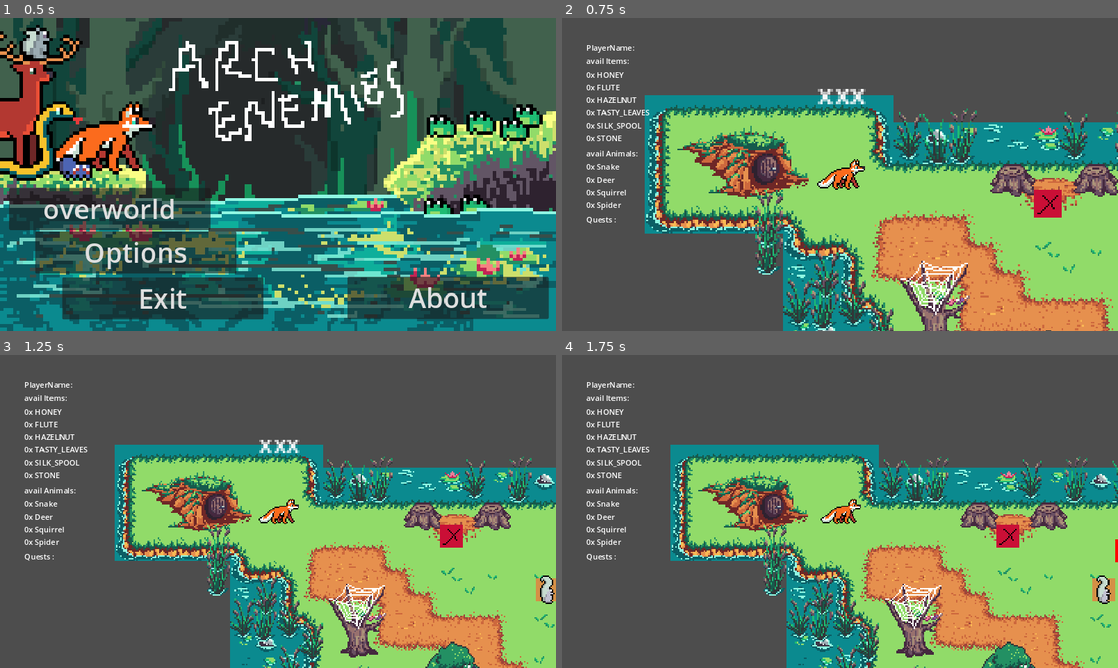
Above: before the commit, frames 1-4 (two rows, left to right).
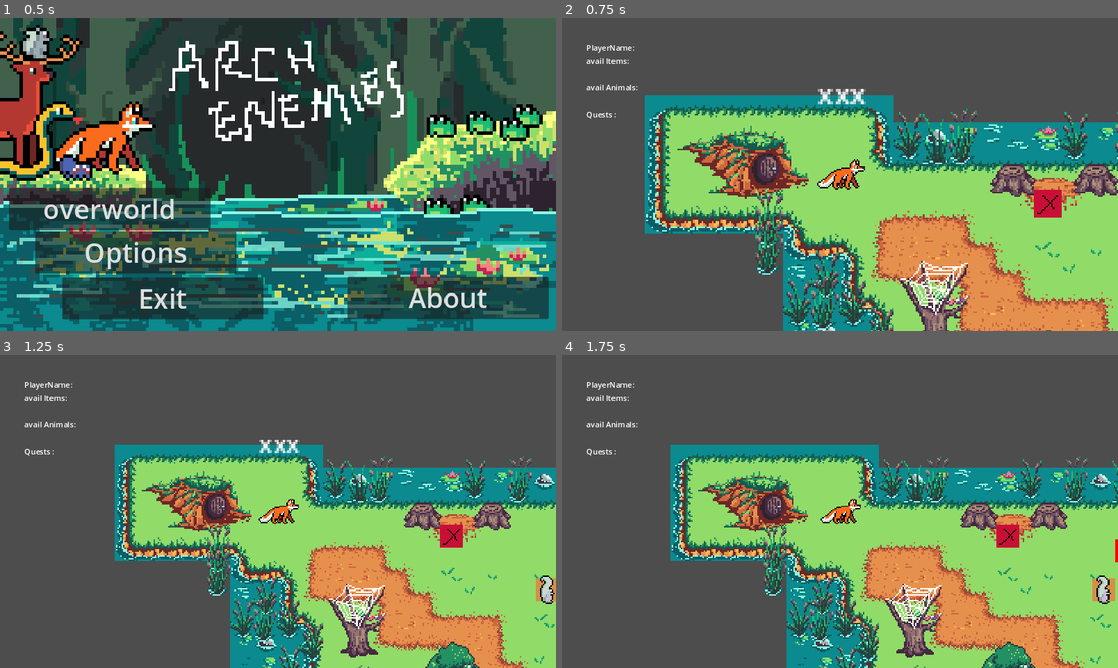
Above: after the commit, the same moments.

Repository: mango-gremlin/arch-enemies
Game: Godot game, scene res://overworld/ui/main_menu/main_menu.tscn
Two runs of this game, one before a commit and one after it. Both use one fixed random seed, a clock stepped at 60 frames per second and the inputs below.
Inputs (mouse positions are in pixels of both pictures, inside the frame that each line leads up to):
- Up to frame 1 (0.5 s): no input
- Up to frame 2 (0.75 s): click "overworld" at 0.5 s
- Up to frame 3 (1.25 s): no input
- Up to frame 4 (1.75 s): tap Enter at 1.25 s; move the mouse to (962, 495) at 1.27 s; hold D (move_right) from 1.28 s (still down); tap E (interact_overworld) at 1.35 s; tap Space (jump) at 1.52 s; tap Q (use_item) at 1.55 s

Frame 1 is identical in both runs. In frame 2, 0.9% of the frame differs, in the area x 4-16%, y 17-66%; in frame 3, 0.9%; in frame 4, 0.9%.

Commit message:
Improved integration of the dialogue system

Diff:
--- /dev/null
+++ b/Arch-enemies/overworld/dialogue/Dialogue.gd
@@ -0,0 +1,59 @@
+# class: Dialogue
+# --- /
+# Main handler for npc dialogues in the overworld
+class_name Dialogue
+
+var is_in_dialogue:bool = false
+var active_dialogue:Dialogue_Data = null
+var current_npc_id : int = 0
+
+# no type here, on startup, this will be configured
+var npc_control_instance = null
+
+# --- /
+# -- / class constructor
+func _init():
+	pass
+
+func enter_dialogue(dialogue:Dialogue_Data, npc_id: int):
+	current_npc_id = npc_id
+	is_in_dialogue = true
+	active_dialogue = dialogue
+
+	active_dialogue.select_page(0)
+
+func in_dialogue() -> bool:
+	return is_in_dialogue
+
+func exit_dialogue():
+	is_in_dialogue = false
+	active_dialogue = null
+
+	# hide panel
+	npc_control_instance.hide()
+
+func select_page(page: int):
+	if active_dialogue == null:
+		print("NO DIALOGUE STARTED, CAN'T CHANGE PAGE")
+		return
+
+	active_dialogue.select_page(page)
+
+func btn_action(btn: int):
+	if active_dialogue == null:
+		return
+
+	active_dialogue.btn_action(btn)
+
+
+# THIS METHOD CHANGES THE DIALOGUE_DATA, SETS IT TO FINISHED, AS A CONSEQUENCE, IN THE NPC ITSELF, THE OBJECT IS GONNA CHANGE,
+# THIS WAY, YOU FIND OUT, WHICH DIALOGUE IS COMPLETED
+# FINISH_DIALOGUE ITSELF MUST BE CALLED FROM INSIDE A CONCRETE DIALOGUE
+func finish_dialogue():
+	if active_dialogue == null:
+		print("NO DIALOGUE TO FINISH")
+		return
+
+	print("DIALOGUE FINISHED")
+
+	active_dialogue.finished = true
--- /dev/null
+++ b/Arch-enemies/overworld/dialogue/DialogueUI.gd
@@ -0,0 +1,60 @@
+extends Panel
+
+@onready var window : Window = get_window()
+
+func _ready():
+	set_text("This a demo dialogue. Nothing to see here.")
+	set_buttons(["Previous", "Next", "Exit"])
+	set_image_texture("") # set default picture
+	hide()
+
+	SingletonPlayer.dialogue.npc_control_instance = self
+
+# keep window on the buttom, does not working using canvas layers
+func _process(delta):
+	var window_size = window.size
+	position.y = window_size.y/2 + 107
+
+func set_text(body: String):
+	$main_box/content_box/content/label_box/Label.text = body
+
+func set_image_texture(src_path: String):
+	if src_path == "":
+		$main_box/image_box/Sprite2D.texture = load("res://assets/art/dialogue/green.png")
+		return
+
+	$main_box/image_box/Sprite2D.scale = Vector2(1.0, 1.0)
+	$main_box/image_box/Sprite2D.texture = load(src_path)
+
+# null means disabled button, no fixme here xD
+func set_buttons(txt: Array[String]):
+	if len(txt) != 3:
+		print("Current UI only supportes 3 buttons")
+		return
+
+	for btn_index in range(0, 3):
+		var btn = get_node("main_box/content_box/buttons/Btn" + str(btn_index + 1))
+
+		if btn == null:
+			print("BUTTON IS null???")
+
+		if txt[btn_index] != "":
+			btn.text = txt[btn_index]
+			btn.show()
+		else:
+			btn.hide()
+
+
+func _on_btn_1_pressed():
+	print("NPC INTERACTION BTN 1 PRESSED")
+	SingletonPlayer.dialogue.btn_action(0)
+
+
+func _on_btn_2_pressed():
+	print("NPC INTERACTION BTN 2 PRESSED")
+	SingletonPlayer.dialogue.btn_action(1)
+
+
+func _on_btn_3_pressed():
+	print("NPC INTERACTION BTN 3 PRESSED")
+	SingletonPlayer.dialogue.btn_action(2)
--- /dev/null
+++ b/Arch-enemies/overworld/dialogue/DialogueUI.tscn
@@ -0,0 +1,82 @@
+[gd_scene load_steps=3 format=3 uid="uid://dbffmmmqyknux"]
+
+[ext_resource type="Script" path="res://overworld/dialogue/DialogueUI.gd" id="1_dxgyc"]
+[ext_resource type="Texture2D" uid="uid://cmjk4lbdecmpw" path="res://assets/art/dialogue/green.png" id="2_jkmg4"]
+
+[node name="DialogueGui" type="CanvasLayer"]
+
+[node name="Panel" type="Panel" parent="."]
+anchors_preset = -1
+anchor_left = 0.504
+anchor_top = 0.5
+anchor_right = 0.504
+anchor_bottom = 0.5
+offset_left = -322.608
+offset_top = 106.0
+offset_right = 327.392
+offset_bottom = 306.0
+grow_horizontal = 2
+grow_vertical = 2
+script = ExtResource("1_dxgyc")
+
+[node name="main_box" type="HBoxContainer" parent="Panel"]
+custom_minimum_size = Vector2(650, 200)
+layout_mode = 0
+offset_right = 40.0
+offset_bottom = 40.0
+
+[node name="image_box" type="BoxContainer" parent="Panel/main_box"]
+custom_minimum_size = Vector2(200, 200)
+layout_mode = 2
+
+[node name="Sprite2D" type="Sprite2D" parent="Panel/main_box/image_box"]
+position = Vector2(100, 100)
+texture = ExtResource("2_jkmg4")
+
+[node name="content_box" type="VBoxContainer" parent="Panel/main_box"]
+custom_minimum_size = Vector2(450, 200)
+layout_mode = 2
+
+[node name="some_space" type="BoxContainer" parent="Panel/main_box/content_box"]
+custom_minimum_size = Vector2(0, 21)
+layout_mode = 2
+
+[node name="content" type="HBoxContainer" parent="Panel/main_box/content_box"]
+custom_minimum_size = Vector2(0, 93)
+layout_mode = 2
+
+[node name="label_box" type="BoxContainer" parent="Panel/main_box/content_box/content"]
+custom_minimum_size = Vector2(420, 0)
+layout_mode = 2
+
+[node name="Label" type="Label" parent="Panel/main_box/content_box/content/label_box"]
+custom_minimum_size = Vector2(420, 93)
+layout_mode = 2
+text = "The dialogue system allows the creation of custom dialogues, with buttons and an icon. "
+autowrap_mode = 1
+clip_text = true
+
+[node name="some_space" type="BoxContainer" parent="Panel/main_box/content_box/content"]
+custom_minimum_size = Vector2(20, 0)
+layout_mode = 2
+metadata/_edit_lock_ = true
+
+[node name="buttons" type="HBoxContainer" parent="Panel/main_box/content_box"]
+custom_minimum_size = Vector2(0, 50)
+layout_mode = 2
+
+[node name="Btn1" type="Button" parent="Panel/main_box/content_box/buttons"]
+layout_mode = 2
+text = "Button 1"
+
+[node name="Btn2" type="Button" parent="Panel/main_box/content_box/buttons"]
+layout_mode = 2
+text = "Button 2"
+
+[node name="Btn3" type="Button" parent="Panel/main_box/content_box/buttons"]
+layout_mode = 2
+text = "Button 3"
+
+[connection signal="pressed" from="Panel/main_box/content_box/buttons/Btn1" to="Panel" method="_on_btn_1_pressed"]
+[connection signal="pressed" from="Panel/main_box/content_box/buttons/Btn2" to="Panel" method="_on_btn_2_pressed"]
+[connection signal="pressed" from="Panel/main_box/content_box/buttons/Btn3" to="Panel" method="_on_btn_3_pressed"]
--- /dev/null
+++ b/Arch-enemies/overworld/dialogue/Dialogue_Data.gd
@@ -0,0 +1,41 @@
+# class: Dialogue_Data
+# --- /
+# representation of the complete dialog
+class_name Dialogue_Data
+
+var entries: Array[Dialogue_Entry] = []
+var currentEntry: int = 0
+var finished: bool = false
+
+# --- /
+# -- / class constructor
+func _init():
+	pass
+
+
+func select_page(page: int):
+	if page >= len(entries):
+		print("ERROR, INVALID PAGE NUMBER SUPPLIED")
+		return
+
+	currentEntry = page
+
+	# of course, no data type here, idk how to work with signals
+	var control_instance = SingletonPlayer.dialogue.npc_control_instance
+
+	var entry: Dialogue_Entry = entries[currentEntry]
+
+	# set title and content
+	control_instance.set_text(entry.content())
+
+	# set button text
+	control_instance.set_buttons(entry.btn_text())
+
+	# set image resource
+	control_instance.set_image_texture(entry.image_src())
+
+	# show panel
+	control_instance.show()
+
+func btn_action(btn: int):
+	entries[currentEntry].btn_action(btn)
--- /dev/null
+++ b/Arch-enemies/overworld/dialogue/Dialogue_Entry.gd
@@ -0,0 +1,28 @@
+# class: Dialogue_Entry
+# --- /
+# representation of a single dialogue (with text & button actions),
+# use this class as a template (inheritance)
+class_name Dialogue_Entry
+
+# --- /
+# -- / class constructor
+func _init():
+	pass
+
+# this inserts automatically the default godot image
+# insert a src path here, something like res://assets/art/dialogue/sample-icon.svg,
+# the picture should have a size of 60 x 60
+func image_src() -> String:
+	return ""
+
+func content() -> String:
+	return "no text specified"
+
+
+# null ement in array means here disable button X
+func btn_text() -> Array[String]:
+	return ["Accept", "Decline", "Exit"]
+
+# btn button in from left to right, starting with 0
+func btn_action(btn: int):
+	pass
--- /dev/null
+++ b/Arch-enemies/overworld/dialogues/test_dialogue/ExampleData.gd
@@ -0,0 +1,9 @@
+extends Dialogue_Data
+
+
+class_name ExampleData
+
+# --- /
+# -- / class constructor
+func _init():
+	entries = [Page1.new(), Page2.new(), Page3.new()]
--- /dev/null
+++ b/Arch-enemies/overworld/dialogues/test_dialogue/Page1.gd
@@ -0,0 +1,27 @@
+extends Dialogue_Entry
+
+
+class_name Page1
+
+# --- /
+# -- / class constructor
+func _init():
+	pass
+
+func content() -> String:
+	return "This is the first page of the example dialogue. Navigate to the next page, by pressing the button"
+
+func image_src() -> String:
+	return "res://overworld/dialogues/test_dialogue/red.png"
+
+# null ement in array means here disable button X
+func btn_text() -> Array[String]:
+	return ["I do nothing, consider disabling me?", "Next page", "Exit"]
+
+# btn button in from left to right, starting with 0
+func btn_action(btn: int):
+	if btn == 2:
+		SingletonPlayer.exit_dialogue()
+
+	if btn == 1:
+		SingletonPlayer.dialogue.select_page(1)
--- /dev/null
+++ b/Arch-enemies/overworld/dialogues/test_dialogue/Page2.gd
@@ -0,0 +1,31 @@
+extends Dialogue_Entry
+
+
+class_name Page2
+
+
+# --- /
+# -- / class constructor
+func _init():
+	pass
+
+func content() -> String:
+	return "I'm the second page of the dialogue!"
+
+func image_src() -> String:
+	return "res://overworld/dialogues/test_dialogue/blue.png"
+
+# null ement in array means here disable button X
+func btn_text() -> Array[String]:
+	return ["Previous", "Next", "Exit"]
+
+# btn button in from left to right, starting with 0
+func btn_action(btn: int):
+	if btn == 0:
+		SingletonPlayer.dialogue.select_page(0)
+
+	if btn == 1:
+		SingletonPlayer.dialogue.select_page(2)
+
+	if btn == 2:
+		SingletonPlayer.exit_dialogue()
--- /dev/null
+++ b/Arch-enemies/overworld/dialogues/test_dialogue/Page3.gd
@@ -0,0 +1,30 @@
+extends Dialogue_Entry
+
+
+class_name Page3
+
+
+# --- /
+# -- / class constructor
+func _init():
+	pass
+
+func content() -> String:
+	return "And finally, the last page!"
+
+func image_src() -> String:
+	return "res://overworld/dialogues/test_dialogue/green.png"
+
+
+# "" element in array means here disable button X
+func btn_text() -> Array[String]:
+	return ["Previous", "Exit", ""]
+
+# btn button in from left to right, starting with 0
+func btn_action(btn: int):
+	if btn == 0:
+		SingletonPlayer.dialogue.select_page(1)
+
+	if btn == 1:
+		SingletonPlayer.dialogue.finish_dialogue()
+		SingletonPlayer.exit_dialogue()
--- a/Arch-enemies/overworld/entities/Player/Player.gd
+++ b/Arch-enemies/overworld/entities/Player/Player.gd
@@ -32,7 +32,7 @@
 
 func player_movement(delta):
 	# disallow movement when in dialogue
-	if SingletonPlayer.is_in_dialogue:
+	if SingletonPlayer.navigation_in_dialogue():
 		return
 	velocity = Vector2.ZERO
 	if Input.is_action_pressed("move_up"):
@@ -109,13 +109,11 @@
 			Interactable.InteractionType.NPC:
 				print("interacting with npc")
 				# entering dialogue, disable movement
-				SingletonPlayer.enter_dialogue(interaction_data["npc_id"])
-				SingletonPlayer.add_npc_talked_to(interaction_data["npc_id"])
-				# debug --> visualize visited npcs
-				print(SingletonPlayer.npc_talked_to)
-
-				set_interactionLabel(interaction_data["dialogue"])
-				# FIXME should be easier when done with separate **dialogue system**
+				if not SingletonPlayer.check_dialogue_finished(interaction_data["npc_id"]):
+					SingletonPlayer.enter_dialogue(interaction_data["npc_id"])
+				else:
+					set_interactionLabel(interaction_data["dialogue"])
+
 				var reward_type:NPC_interaction.QuestReward = interaction_data["reward_type"]
 				var received_reward = interaction_data["reward"]
 				match reward_type:
--- a/Arch-enemies/overworld/entities/interaction_overworld/interactionspot.gd
+++ b/Arch-enemies/overworld/entities/interaction_overworld/interactionspot.gd
@@ -88,7 +88,7 @@
 	# FIXME  requires state management to check where the dialogue is based and structured in
 	# TODO might be a separate scene that is called to run player through the interaction?
 	var received_id = parent_node.obtain_id()
-	var dialogue_string = parent_node.obtain_formatted_dialogue()
+	var dialogue_string = parent_node.quest_done()
 	var required_item = parent_node.obtain_required_item()
 
 	# only useful when we have an item-reward!
--- a/Arch-enemies/overworld/entities/interaction_overworld/npc_interaction.gd
+++ b/Arch-enemies/overworld/entities/interaction_overworld/npc_interaction.gd
@@ -73,11 +73,13 @@
 func request_reward():
 	return npc_object.request_reward()
 
-# returns formatted dialogue
-# TODO should maybe contain the active state of the conversation
-func obtain_formatted_dialogue() ->String:
+# returns formatted quest information
+func obtain_formatted_quest_information() ->String:
 	# FIXME might not query from this interface but within player directly?
-	return npc_object.obtain_formatted_dialogue()
+	return npc_object.obtain_formatted_quest_information()
+
+func quest_done() ->String:
+	return npc_object.quest_done
 
 # returns itemType, if itemtype is specified
 # FIXME should be more abstract and matched against in "Player.gd"
--- a/Arch-enemies/overworld/main_scene_overworld.tscn
+++ b/Arch-enemies/overworld/main_scene_overworld.tscn
@@ -1,9 +1,10 @@
-[gd_scene load_steps=9 format=3 uid="uid://cgfkelxiskcux"]
+[gd_scene load_steps=10 format=3 uid="uid://cgfkelxiskcux"]
 
 [ext_resource type="Script" path="res://overworld/overworld.gd" id="1_pwtu4"]
 [ext_resource type="PackedScene" uid="uid://dndu4pg1i3tlf" path="res://overworld/scenes/player.tscn" id="2_mpe4y"]
 [ext_resource type="PackedScene" uid="uid://p30p3o0e473c" path="res://overworld/scenes/world.tscn" id="3_xuy1h"]
 [ext_resource type="PackedScene" uid="uid://cgvraulefjyn8" path="res://overworld/ui/overworld_ui/overworld_ui.tscn" id="4_4hawq"]
+[ext_resource type="PackedScene" uid="uid://dbffmmmqyknux" path="res://overworld/dialogue/DialogueUI.tscn" id="4_s6vyh"]
 [ext_resource type="PackedScene" uid="uid://bj3a1sw80l6wj" path="res://overworld/entities/interaction_overworld/item_interaction.tscn" id="6_66i44"]
 [ext_resource type="PackedScene" uid="uid://5llfgi2ysvie" path="res://overworld/entities/interaction_overworld/bridge_interaction.tscn" id="6_iairi"]
 [ext_resource type="PackedScene" uid="uid://drn1loe1wknbq" path="res://overworld/entities/interaction_overworld/npc_interaction.tscn" id="7_33ud0"]
@@ -19,6 +20,9 @@
 [node name="world" parent="." instance=ExtResource("3_xuy1h")]
 
 [node name="overworld_ui" parent="." instance=ExtResource("4_4hawq")]
+script = null
+
+[node name="DialogueGui" parent="." instance=ExtResource("4_s6vyh")]
 
 [node name="bridge_interaction" parent="." instance=ExtResource("6_iairi")]
 position = Vector2(314, 79)
--- a/Arch-enemies/overworld/overworld_test_area.tscn
+++ b/Arch-enemies/overworld/overworld_test_area.tscn
@@ -1,9 +1,10 @@
-[gd_scene load_steps=9 format=3 uid="uid://dtvq143m5ddef"]
+[gd_scene load_steps=10 format=3 uid="uid://dtvq143m5ddef"]
 
 [ext_resource type="Script" path="res://overworld/overworld.gd" id="1_ui4aw"]
 [ext_resource type="PackedScene" uid="uid://dndu4pg1i3tlf" path="res://overworld/scenes/player.tscn" id="2_4d4x5"]
 [ext_resource type="PackedScene" uid="uid://p30p3o0e473c" path="res://overworld/scenes/world.tscn" id="3_4d472"]
 [ext_resource type="PackedScene" uid="uid://cgvraulefjyn8" path="res://overworld/ui/overworld_ui/overworld_ui.tscn" id="4_p4p2t"]
+[ext_resource type="PackedScene" uid="uid://dbffmmmqyknux" path="res://overworld/dialogue/DialogueUI.tscn" id="4_twv21"]
 [ext_resource type="PackedScene" uid="uid://5llfgi2ysvie" path="res://overworld/entities/interaction_overworld/bridge_interaction.tscn" id="5_f6jxn"]
 [ext_resource type="PackedScene" uid="uid://bj3a1sw80l6wj" path="res://overworld/entities/interaction_overworld/item_interaction.tscn" id="6_ij5ah"]
 [ext_resource type="PackedScene" uid="uid://drn1loe1wknbq" path="res://overworld/entities/interaction_overworld/npc_interaction.tscn" id="7_06f0y"]
@@ -19,6 +20,8 @@
 [node name="world" parent="." instance=ExtResource("3_4d472")]
 
 [node name="overworld_ui" parent="." instance=ExtResource("4_p4p2t")]
+
+[node name="DialogueGui" parent="." instance=ExtResource("4_twv21")]
 
 [node name="bridge_interaction" parent="." instance=ExtResource("5_f6jxn")]
 position = Vector2(206, 23)
--- a/Arch-enemies/overworld/scripts/Npc.gd
+++ b/Arch-enemies/overworld/scripts/Npc.gd
@@ -52,11 +52,7 @@
 # --- /
 # -- / Dialoque options
 #FIXME placeholder for dialogue system
-@export var dialogue_quest_undone: String = "quest undone so far"
-@export var dialogue_quest_done :String = "quest is done"
-# denotes in which state of the dialogue the npc is currently
-# example: we just started talking to them and they now await an item from us
-var dialogue_state:int
+@export var quest_done :String = "quest is done"
 
 # --- /
 # -- / UI / Design
@@ -159,8 +155,8 @@
 					return true
 				return false
 			NPC_interaction.Quest.NPC:
-				if SingletonPlayer.check_npc_state(required_npc_id):
-					# visited npc already
+				if SingletonPlayer.check_dialogue_finished(required_npc_id):
+					# finished npc dialogue already
 					return true
 				return false
 			_:
@@ -177,7 +173,6 @@
 # returns either Animal/Item if quest was complete before
 # if quest is not done, returns Item of Type "ItemType.NONE"
 func request_reward():
-	#
 	if not quest_resolved:
 		# check whether we satisfy the conditions
 		if check_quest_condition():
@@ -231,17 +226,16 @@
 # FIXME only temporary until dialogue system was implemented
 
 # return the dialogue based on conditio ( quest done / undone )
-func obtain_dialogue() -> String:
+func obtain_quest_information() -> String:
 	if quest_resolved:
-		return dialogue_quest_done
+		return quest_done
 	else:
 		return stringify_quest()
 
-# returns formatted dialogue
-# FIXME placehold for dialogue-system
-func obtain_formatted_dialogue() ->String:
+# returns formatted quest information for the future npc listing all quests and its status
+func obtain_formatted_quest_information() ->String:
 	var dialogue_string:String = "%s :: %s!"
 	var received_name = obtain_name()
-	var received_dialogue = obtain_dialogue()
+	var received_dialogue = obtain_quest_information()
 	var combined_message:String = dialogue_string % [received_name, received_dialogue]
 	return combined_message
--- a/Arch-enemies/singleton_scripts/singleton_player.gd
+++ b/Arch-enemies/singleton_scripts/singleton_player.gd
@@ -141,32 +141,6 @@
 	return dictionary_npc[npc_id]
 
 
-var is_in_dialogue:bool = false
-# may be improved
-var active_dialogue:int = 0
-var test:Array
-
-# Dictionary of NPC's that have been talked to
-# -> key: integer : denoting npc_id
-# -> value: bool : denoting whether interaction was done or not
-# FIXME might lead to wrong interpretation ?
-var npc_talked_to: Array = [0]
-
-# checks whether player already interacted with npc
-func check_npc_state(npc_id:int) -> bool:
-	if npc_talked_to.has(npc_id):
-		return true
-	return false
-
-# takes npc Id and adds it to array of npcs talked to
-# does not change if it was contained already
-func add_npc_talked_to(npc_id:int):
-	if npc_talked_to.has(npc_id):
-		return
-	# adding to array
-	npc_talked_to.append(npc_id)
-
-
 # --- /
 # -- / Bridge management
 
@@ -237,19 +211,37 @@
 
 # --- /
 # -- / Methods for NPC interaction
-
-# takes npc_id, sets is_in_dialogue to true,
-# queries dialogue to display from given id
-# TODO handle dialogue and query dialogue from given npc_id
+# register here your dialogue, key is npc id
+@onready var npc_dialogues: Dictionary = {1: ExampleData.new()}
+@onready var dialogue: Dialogue = Dialogue.new()
+
+# checks whether a npc has a dialogue linked to it
+func has_dialogue(npc_id:int) -> bool:
+	return npc_dialogues.has(npc_id)
+
+# takes npc_id, enters the dialogue if one is linked to the current npc_id
 func enter_dialogue(npc_id:int):
-
-
-	is_in_dialogue = true
-	active_dialogue = npc_id
-
-	pass
-
-# ends dialogue -> sets is_in_dialogue to false
+	if not has_dialogue(npc_id):
+		print("WARNING: TRIED TO FIND AN NON EXISTING DIALOGUE FOR NPC", npc_id)
+		return
+
+	var data : Dialogue_Data = npc_dialogues[npc_id]
+	dialogue.enter_dialogue(data, npc_id)
+
+# returns whether the dialogue has been finished.
+# finished is not just given by closing the dialogue window.
+# a dialogue is finished, when the dialogue creator marks the dialogue
+# as finished in his code and on the page of his choose.
+func check_dialogue_finished(npc_id:int) -> bool:
+	if not has_dialogue(npc_id):
+		return false
+
+	return npc_dialogues[npc_id].finished
+
+# returns true when the player is currently in dialogue
+func navigation_in_dialogue() -> bool:
+	return dialogue.in_dialogue()
+
+# ends dialogue
 func exit_dialogue():
-	is_in_dialogue = false
-	active_dialogue = 0
+	dialogue.exit_dialogue()
Binary file added: Arch-enemies/overworld/dialogues/test_dialogue/blue.png
Not shown, added: Arch-enemies/overworld/dialogues/test_dialogue/blue.png.import
Binary file added: Arch-enemies/overworld/dialogues/test_dialogue/green.png
Not shown, added: Arch-enemies/overworld/dialogues/test_dialogue/green.png.import
Binary file added: Arch-enemies/overworld/dialogues/test_dialogue/red.png
Not shown, added: Arch-enemies/overworld/dialogues/test_dialogue/red.png.import
